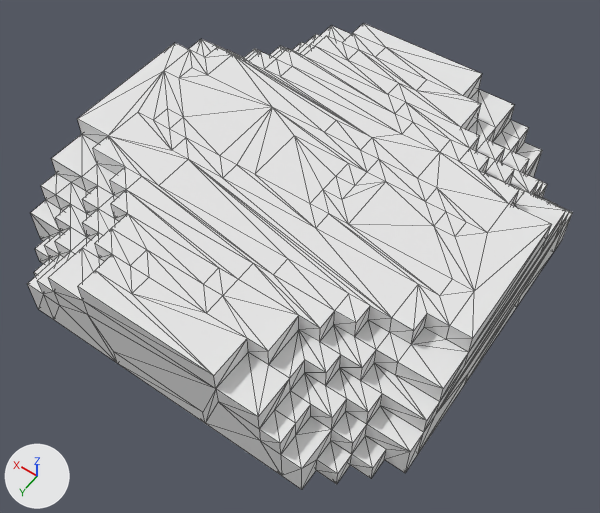
The OBJ model Assets/Arte/Dirt/Dirt_+shape/Dirt_+shape.obj: old version first, new version second.
The view is the same before and after, from a 50 mm camera at (-1.56, 2.28, 3.19) aimed at (-0.15, 0.31, 0.1). Arrows for +X, +Y and +Z are at lower left; the lights stay in place. Mesh edges are drawn as thin lines. Where no turn or scale is listed for an object, it has been applied to the vertices. Vertices at the same position are counted once.

Names of what the first picture shows: 'Untitled'.
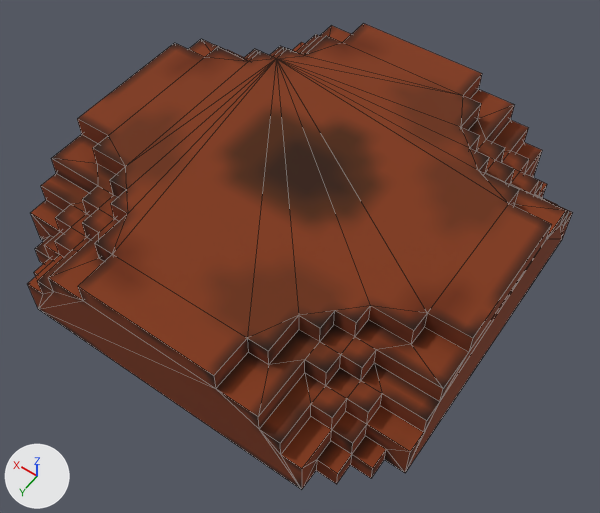
The newer file is also turned or shifted as a whole; pictures and numbers use the older file's frame.

What differs and where, as boxes [x1, y1, x2, y2] in the pictures (600 x 513 px):
part 1 of me_untitled, deleted
    before: [39, 23, 572, 490]
part 2 of me_untitled, recoloured (white to brown)
    both: [28, 58, 542, 489]

The change, as a list of edits to the scene's bpy script:
```text
Add img_shape_texture_png:
    img_shape_texture_png = load_image('+Shape_texture.png', '+Shape_texture.png', 36, 36, 'sRGB')
Add mat_material_002:
    mat_material_002 = principled_material('Material.002')
    mat_material_002.texture = img_shape_texture_png
    mat_material_002.roughness = 1.0
Change me_untitled:
    used by ob_untitled; location = (0.0, 0.0, 0.0)
    remove me_untitled.from_pydata(...)  # 475 vertices, 946 faces; spans x -1.1..1.0, y -0.9..1.2, z 0.0..0.5
    add me_untitled.from_pydata(...)  # 268 vertices, 305 faces; spans x -1.1..1.0, y -0.9..1.2, z 0.0..0.5
    me_untitled part 1: 207 vertices removed from x -1.1..1.0, y -0.9..1.2, z 0.0..0.5
    me_untitled part 2: 32 faces spanning x -1.1..1.0, y -0.9..1.2, z 0.0..0.5 switch from mat_palette (white #e7e7e7) to mat_material_002 (picture img_shape_texture_png)
```
